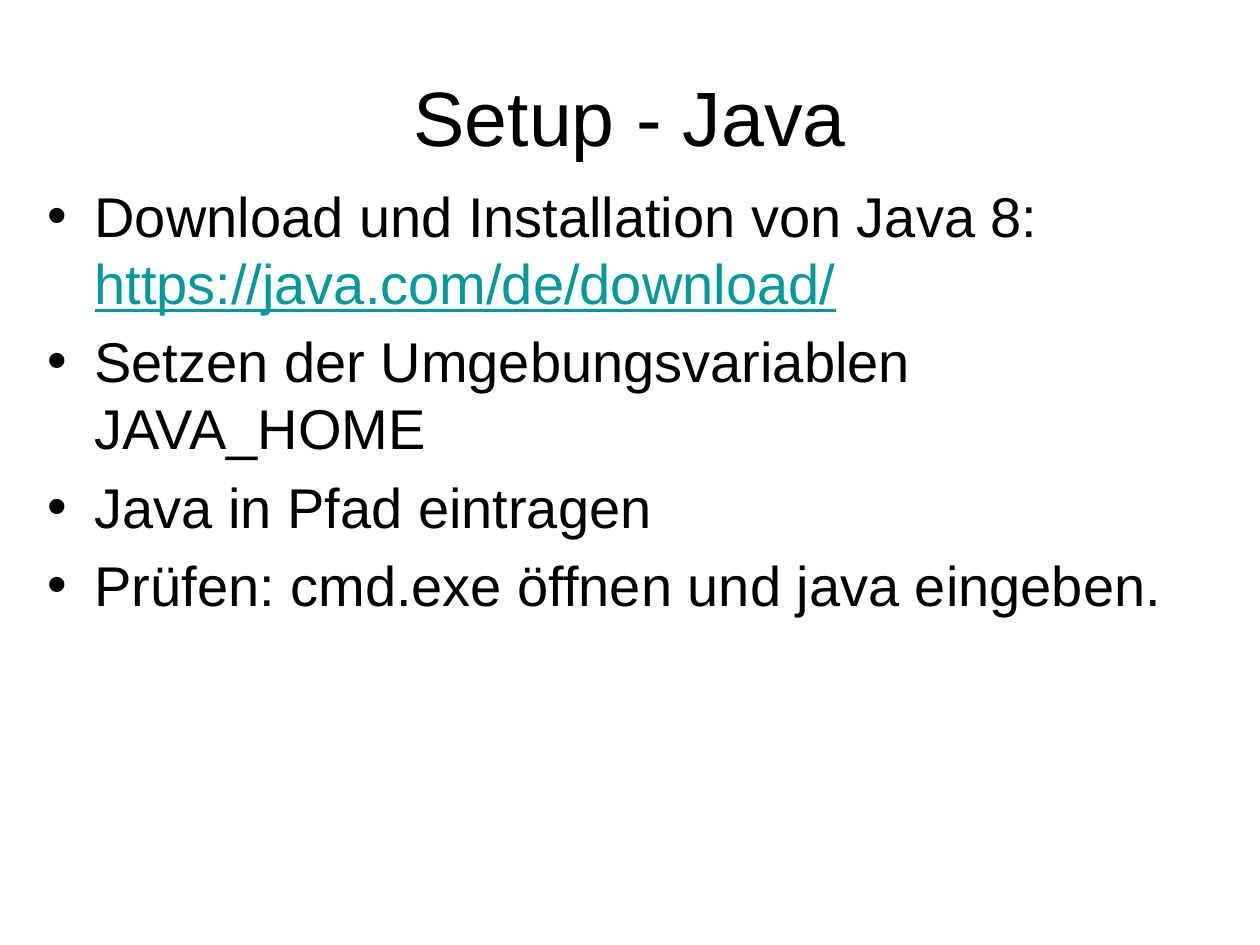
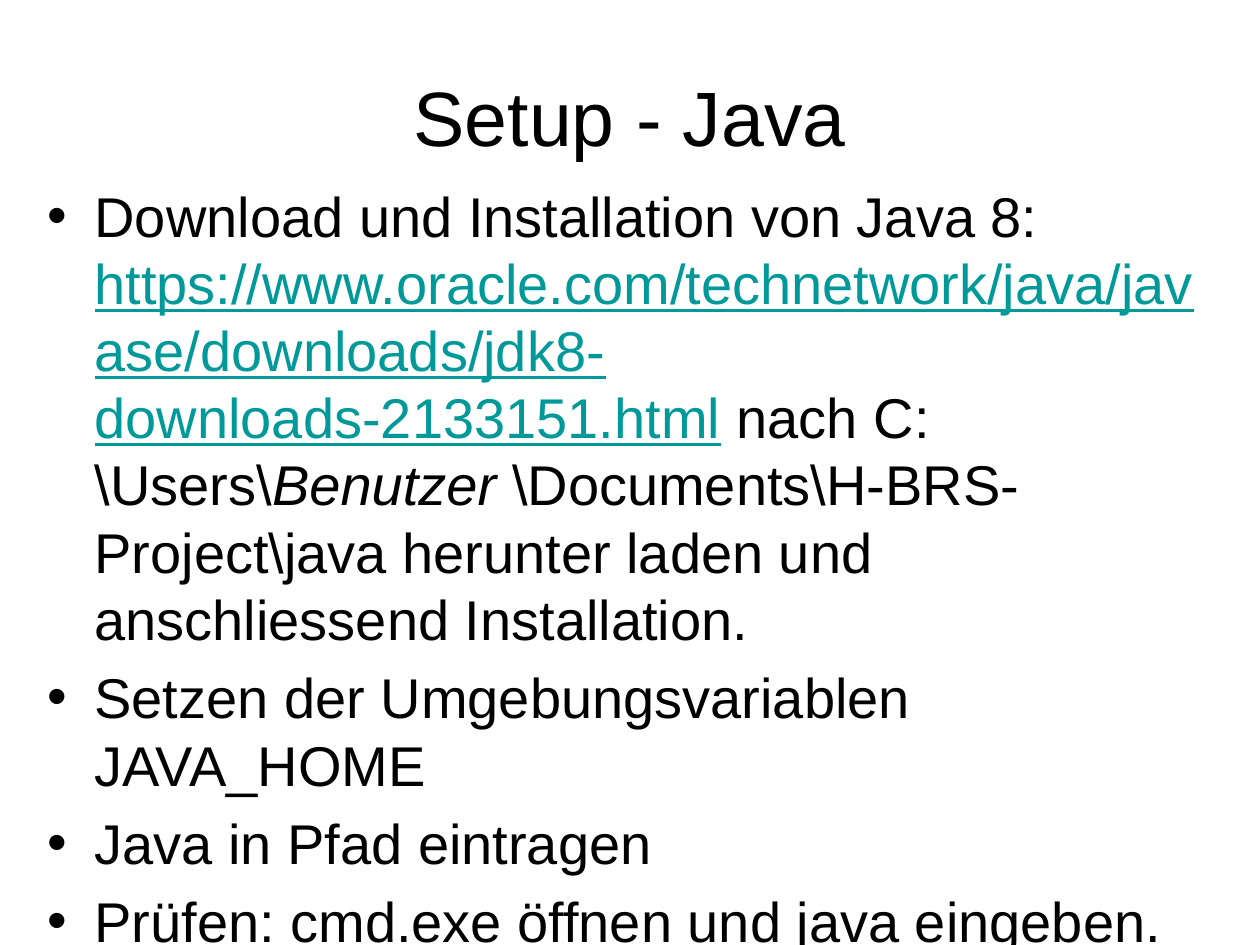
Before and after one commit to owronka/SubZeroMicroservices, a slide deck: slide 14 of doc/Resilient Microservices.pptx (slide 13 before the commit). Drawn at 1260x945 pixels with LibreOffice and Linux fonts; fonts in the diff are those of the drawing. Boxes give left, top, right and bottom in pixels: in the first picture for what was removed or moved away, otherwise in the second. Text is boxed around its words. In the diff, an @@ line names an element or a change of style, - is before the commit and + after.

```diff
--- a/doc/Resilient Microservices.pptx
+++ b/doc/Resilient Microservices.pptx
@@ text at box(95, 196, 1193, 641): text changed @@
-• Download und Installation von Java 8:
-  https://java.com/de/download/
+• Download und Installation von Java 8:
+  https://www.oracle.com/technetwork/java/javase/downloads/jdk8-downloads-2133151.html nach C:\Users\Benutzer \Documents\H-BRS-Project\java herunter laden und anschliessend Installation.
```
Also in this commit, not shown: 6 other slides changed, 1 slide added.
